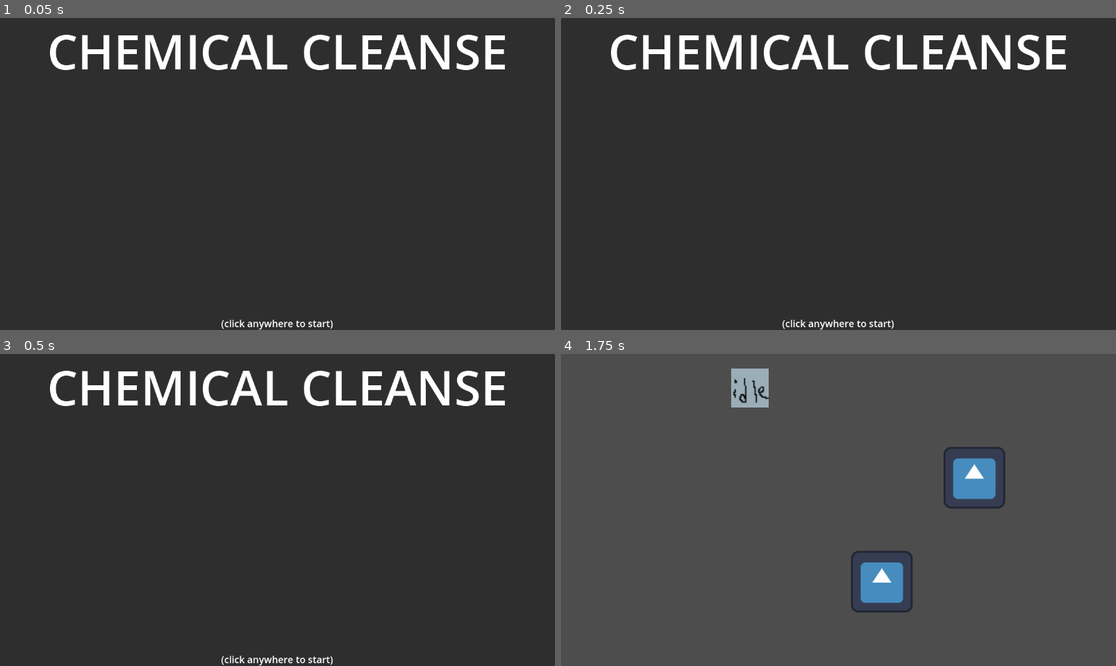
Above: before the commit, frames 1-4 (two rows, left to right).
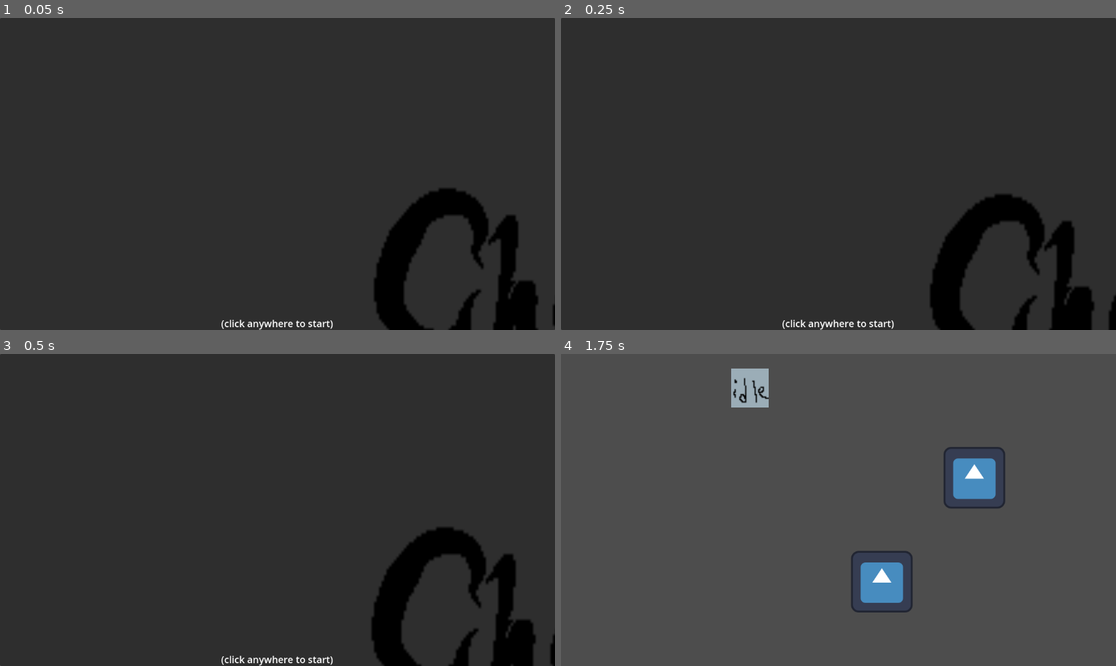
Above: after the commit, the same moments.

Repository: xern0/SleepyShrimpStudios-ChemicalCleanse
Game: Godot game, scene res://main_menu.tscn
Two runs of this game, one before a commit and one after it. Both use one fixed random seed, a clock stepped at 60 frames per second and the inputs below. The engine's default icon, where the game draws it, is replaced by a stand-in: a white triangle on a blue panel in a dark square.
Inputs (mouse positions are in pixels of both pictures, inside the frame that each line leads up to):
- Up to frame 1 (0.05 s): no input
- Up to frame 2 (0.25 s): no input
- Up to frame 3 (0.5 s): no input
- Up to frame 4 (1.75 s): tap Enter at 0.5 s; move the mouse to (960, 494) at 0.52 s; hold D (right) 0.53-1.25 s; hold E (interact) 0.53-1.25 s; click (960, 494) at 0.67 s; drag from (727, 525) to (971, 478) at 1.27 s

The runs differ from the first frame. In frame 1, 9.1% of the frame differs, in the area x 9-100%, y 5-100%; in frame 2, 8.9%; in frame 3, 9.0%; in frame 4, nothing differs.

Commit message:
done with logo

Diff:
--- a/chemical-cleanse/assets/Items/Inv_UI.gd
+++ b/chemical-cleanse/assets/Items/Inv_UI.gd
@@ -5,9 +5,14 @@
 var is_open = false
 
 func _ready():
+	for slot in inv.slots:
+		slot.item = null
+		slot.amount = 0
 	inv.update.connect(update_slots)
 	close_inventory()
 	process_mode = Node.PROCESS_MODE_ALWAYS
+	for i in range(slots.size()):
+		slots[i].my_index = i
 
 func update_slots():
 	print("updating slots")
--- a/chemical-cleanse/assets/Items/playerinv.tres
+++ b/chemical-cleanse/assets/Items/playerinv.tres
@@ -2,6 +2,10 @@
 
 [ext_resource type="Script" uid="uid://bkigfm7ggn762" path="res://inventory.gd" id="2_vl83o"]
 [ext_resource type="Script" uid="uid://di04tpxs1dja2" path="res://Inv_slots.gd" id="2_yclkp"]
+
+[sub_resource type="Resource" id="Resource_yclkp"]
+script = ExtResource("2_yclkp")
+metadata/_custom_type_script = "uid://di04tpxs1dja2"
 
 [sub_resource type="Resource" id="Resource_vl83o"]
 script = ExtResource("2_yclkp")
@@ -47,11 +51,7 @@
 script = ExtResource("2_yclkp")
 metadata/_custom_type_script = "uid://di04tpxs1dja2"
 
-[sub_resource type="Resource" id="Resource_vlpux"]
-script = ExtResource("2_yclkp")
-metadata/_custom_type_script = "uid://di04tpxs1dja2"
-
 [resource]
 script = ExtResource("2_vl83o")
-slots = Array[ExtResource("2_yclkp")]([SubResource("Resource_vl83o"), SubResource("Resource_uv0ic"), SubResource("Resource_4tuiw"), SubResource("Resource_trxum"), SubResource("Resource_dyx12"), SubResource("Resource_gxnkg"), SubResource("Resource_marjr"), SubResource("Resource_y17rk"), SubResource("Resource_ucewd"), SubResource("Resource_mo020"), SubResource("Resource_qwx5e"), SubResource("Resource_vlpux")])
+slots = Array[ExtResource("2_yclkp")]([SubResource("Resource_yclkp"), SubResource("Resource_vl83o"), SubResource("Resource_uv0ic"), SubResource("Resource_4tuiw"), SubResource("Resource_trxum"), SubResource("Resource_dyx12"), SubResource("Resource_gxnkg"), SubResource("Resource_marjr"), SubResource("Resource_y17rk"), SubResource("Resource_ucewd"), SubResource("Resource_mo020"), SubResource("Resource_qwx5e")])
 metadata/_custom_type_script = "uid://bkigfm7ggn762"
--- a/chemical-cleanse/bottle.gd
+++ b/chemical-cleanse/bottle.gd
@@ -2,19 +2,18 @@
 
 @onready var interactable: Area2D = $Interactable
 @onready var sprite_2d: Sprite2D = $Sprite2D
+
+var is_interactable := true
+var interact_name := "E"
 
 func _ready() -> void:
 	interactable.Interact = _on_interact
 
 func _on_interact():
 	if sprite_2d.frame == 0:
-		sprite_2d.frame = 1
 		interactable.is_Interactable = false
 		print("Gained a bottle")
 		var inv = preload("res://assets/Items/playerinv.tres")
 		var item = preload("res://assets/Items/bottle.tres")
 		inv.insert(item)
 		queue_free()
-
-var is_interactable := true
-var interact_name := "E"
--- a/chemical-cleanse/inv_ui_slots.gd
+++ b/chemical-cleanse/inv_ui_slots.gd
@@ -1,6 +1,13 @@
 extends Panel
 
 @onready var item_visual: Sprite2D = $CenterContainer/Panel/item_display
+
+var my_index: int = 0
+var inv: Inv = preload("res://assets/Items/playerinv.tres")
+var is_dragging: bool = false
+
+func _ready():
+	process_mode = Node.PROCESS_MODE_ALWAYS
 
 func update(slot: InvSlot):
 	if !slot.item:
@@ -8,3 +15,39 @@
 	else:
 		item_visual.visible = true
 		item_visual.texture = slot.item.texture
+
+func _gui_input(event: InputEvent):
+	if event is InputEventMouseButton:
+		if event.pressed and event.button_index == MOUSE_BUTTON_LEFT:
+			if inv.slots[my_index].item != null:
+				item_visual.visible = false
+				is_dragging = false
+		if !event.pressed and event.button_index == MOUSE_BUTTON_LEFT:
+			if !is_dragging:
+				item_visual.visible = inv.slots[my_index].item != null
+
+func _get_drag_data(at_position):
+	if inv.slots[my_index].item == null:
+		return null
+	is_dragging = true
+	var preview = TextureRect.new()
+	preview.texture = inv.slots[my_index].item.texture
+	preview.size = Vector2(32, 32)
+	preview.pivot_offset = preview.size / 2
+	var holder = Control.new()
+	holder.add_child(preview)
+	preview.position = -preview.size / 2
+	set_drag_preview(holder)
+	return {"from_index": my_index}
+
+
+func _can_drop_data(at_position, data):
+	return data is Dictionary and data.has("from_index")
+
+func _drop_data(at_position, data):
+	inv.move(data["from_index"], my_index)
+
+func _notification(what):
+	if what == NOTIFICATION_DRAG_END:
+		if inv.slots[my_index].item != null:
+			item_visual.visible = true
--- a/chemical-cleanse/inventory.gd
+++ b/chemical-cleanse/inventory.gd
@@ -13,3 +13,16 @@
 		emit_signal("update")
 	else:
 		print("Inventory full!")
+
+func move(from_index: int, to_index: int):
+	if from_index == to_index:
+		return
+	var from_slot = slots[from_index]
+	var to_slot = slots[to_index]
+	var temp_item = to_slot.item
+	var temp_amount = to_slot.amount
+	to_slot.item = from_slot.item
+	to_slot.amount = from_slot.amount
+	from_slot.item = temp_item
+	from_slot.amount = temp_amount
+	emit_signal("update")
--- a/chemical-cleanse/main_menu.gd
+++ b/chemical-cleanse/main_menu.gd
@@ -1,6 +1,10 @@
 extends Control
 
+@onready var logo = $AnimatedSprite2D
 
+func _ready():
+	logo.play("logo")
+	logo.speed_scale = 1.7
 
 
 
--- a/chemical-cleanse/main_menu.tscn
+++ b/chemical-cleanse/main_menu.tscn
@@ -1,6 +1,36 @@
-[gd_scene load_steps=2 format=3 uid="uid://jeao4x0vrc04"]
+[gd_scene load_steps=7 format=3 uid="uid://jeao4x0vrc04"]
 
 [ext_resource type="Script" uid="uid://cf585n1ftmio0" path="res://main_menu.gd" id="1_06t4h"]
+[ext_resource type="Texture2D" uid="uid://k58ac74r12px" path="res://assets/main menu/Logo-Sheet.png" id="2_7vrkn"]
+
+[sub_resource type="AtlasTexture" id="AtlasTexture_fu7sn"]
+atlas = ExtResource("2_7vrkn")
+region = Rect2(0, 0, 224, 99)
+
+[sub_resource type="AtlasTexture" id="AtlasTexture_jix8l"]
+atlas = ExtResource("2_7vrkn")
+region = Rect2(0, 99, 224, 99)
+
+[sub_resource type="AtlasTexture" id="AtlasTexture_glbon"]
+atlas = ExtResource("2_7vrkn")
+region = Rect2(0, 198, 224, 99)
+
+[sub_resource type="SpriteFrames" id="SpriteFrames_nlkkf"]
+animations = [{
+"frames": [{
+"duration": 1.0,
+"texture": SubResource("AtlasTexture_fu7sn")
+}, {
+"duration": 1.0,
+"texture": SubResource("AtlasTexture_jix8l")
+}, {
+"duration": 1.0,
+"texture": SubResource("AtlasTexture_glbon")
+}],
+"loop": true,
+"name": &"main menu",
+"speed": 5.0
+}]
 
 [node name="Main menu" type="Control"]
 layout_mode = 3
@@ -27,7 +57,6 @@
 [node name="Label" type="Label" parent="PanelContainer/VBoxContainer"]
 layout_mode = 2
 theme_override_font_sizes/font_size = 100
-text = "CHEMICAL CLEANSE"
 horizontal_alignment = 1
 
 [node name="CenterContainer" type="CenterContainer" parent="PanelContainer/VBoxContainer"]
@@ -61,4 +90,12 @@
 theme_override_font_sizes/font_size = 80
 text = "Start"
 
+[node name="AnimatedSprite2D" type="AnimatedSprite2D" parent="."]
+position = Vector2(1287, 648)
+scale = Vector2(5.1562505, 6.191919)
+sprite_frames = SubResource("SpriteFrames_nlkkf")
+animation = &"main menu"
+autoplay = "main menu"
+frame_progress = 0.45094833
+
 [connection signal="pressed" from="PanelContainer/Start" to="." method="_on_start_pressed"]
Binary file added: chemical-cleanse/assets/main menu/Logo-Sheet.png
Not shown, added: chemical-cleanse/assets/main menu/Logo-Sheet.png.import
